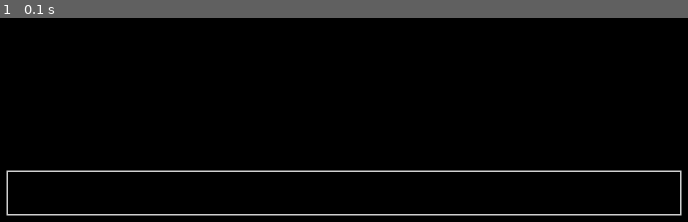
Above: before the commit, frame 1.
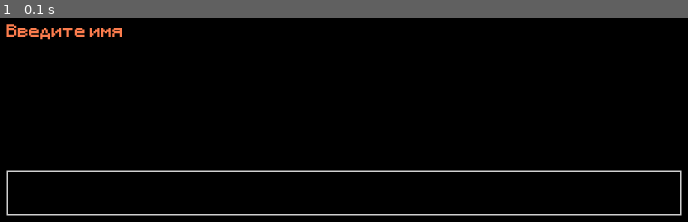
Above: after the commit, the same moment.

Repository: DanyaIzm/pygame_online_chat
Game: pygame game, started from client/main.py
The game is run twice, just before and just after one commit, with the same random seed, the same clock (stepped at 60 frames per second) and the same inputs.
Inputs:
- Up to frame 1 (0.1 s): no input

The runs differ from the first frame. In frame 1, 0.6% of the frame differs, in the area x 0-18%, y 2-11%.

Commit message:
[Feature] Added text label

Diff:
--- a/client/gui_elements/base_gui_element.py
+++ b/client/gui_elements/base_gui_element.py
@@ -1,7 +1,7 @@
 from gui_manager import GUIManager
 
 
-class BaseGuiElement:
+class BaseGUIElement:
     def __init__(self, gui_manager: GUIManager, id: str, rect):
         self.id = id
         self.rect = rect
--- a/client/gui_elements/text_input.py
+++ b/client/gui_elements/text_input.py
@@ -1,10 +1,10 @@
 import pygame
 
 from gui_manager import GUIManager
-from gui_elements.base_gui_element import BaseGuiElement
+from gui_elements.base_gui_element import BaseGUIElement
 
 
-class TextInput(BaseGuiElement):
+class TextInput(BaseGUIElement):
     def __init__(self, gui_manager: GUIManager, id: str, rect, color_active, color_passive):
         super().__init__(gui_manager, id, rect)
         self.colors = (color_active, color_passive)
--- /dev/null
+++ b/client/gui_elements/text_label.py
@@ -0,0 +1,16 @@
+import pygame
+
+from gui_manager import GUIManager
+from gui_elements.base_gui_element import BaseGUIElement
+
+
+class TextLabel(BaseGUIElement):
+    def __init__(self, gui_manager: GUIManager, id: str, rect, text, color):
+        super().__init__(gui_manager, id, rect)
+        self._rendered_text = self.gui_manager.font.render(text, False, color)
+
+    def process_event(self, event):
+        pass
+
+    def update(self):
+        self.gui_manager.screen.blit(self._rendered_text, self.rect)
--- a/client/main.py
+++ b/client/main.py
@@ -3,6 +3,7 @@
 
 from settings import *
 from gui_manager import GUIManager
+from gui_elements.text_label import TextLabel
 from gui_elements.text_input import TextInput
 
 
@@ -14,6 +15,14 @@
 font = pygame.font.Font('assets/font.ttf', 20)
 
 gui_manager = GUIManager(screen, font)
+
+text_label = TextLabel(
+    gui_manager,
+    'text_label',
+    pygame.Rect((SCREEN_WIDTH - 900) // 2, (SCREEN_HEIGHT - 60) // 2 - 200, 900, 60),
+    text='Введите имя',
+    color=pygame.Color('coral')
+)
 
 text_input = TextInput(
     gui_manager,
